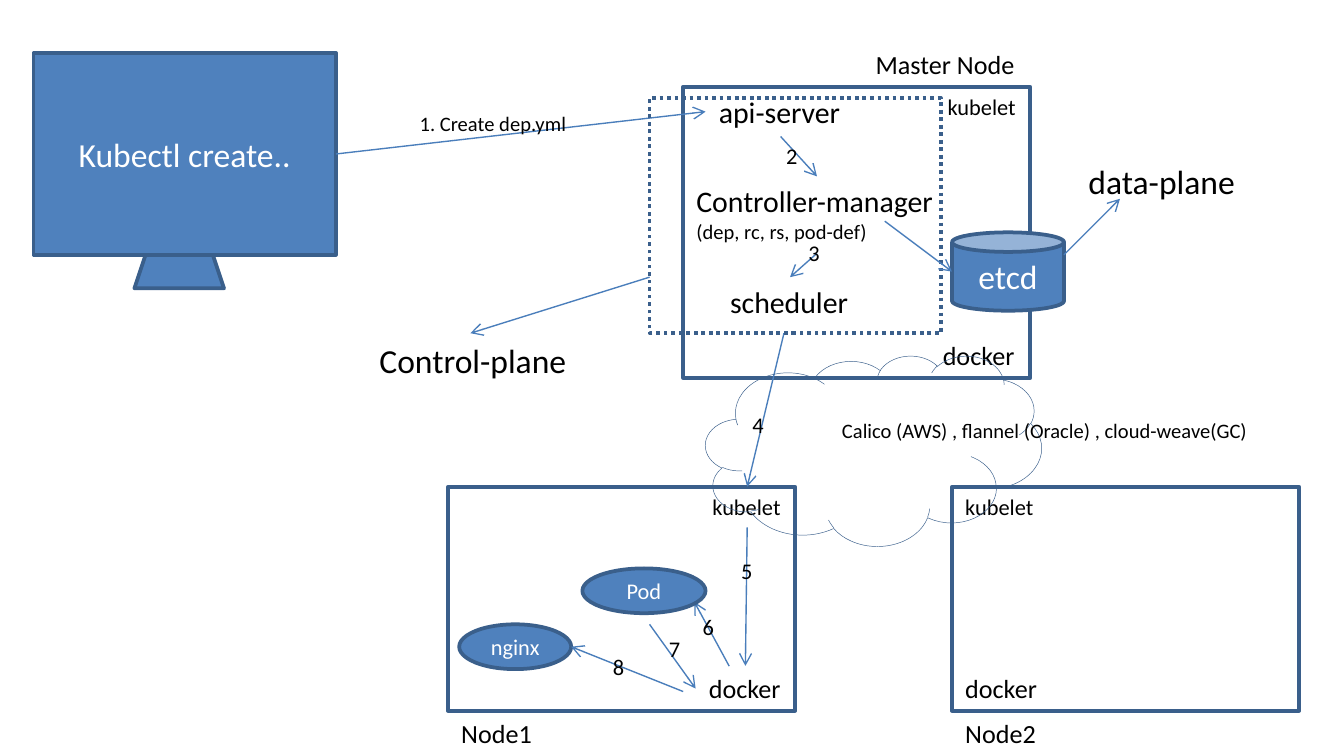
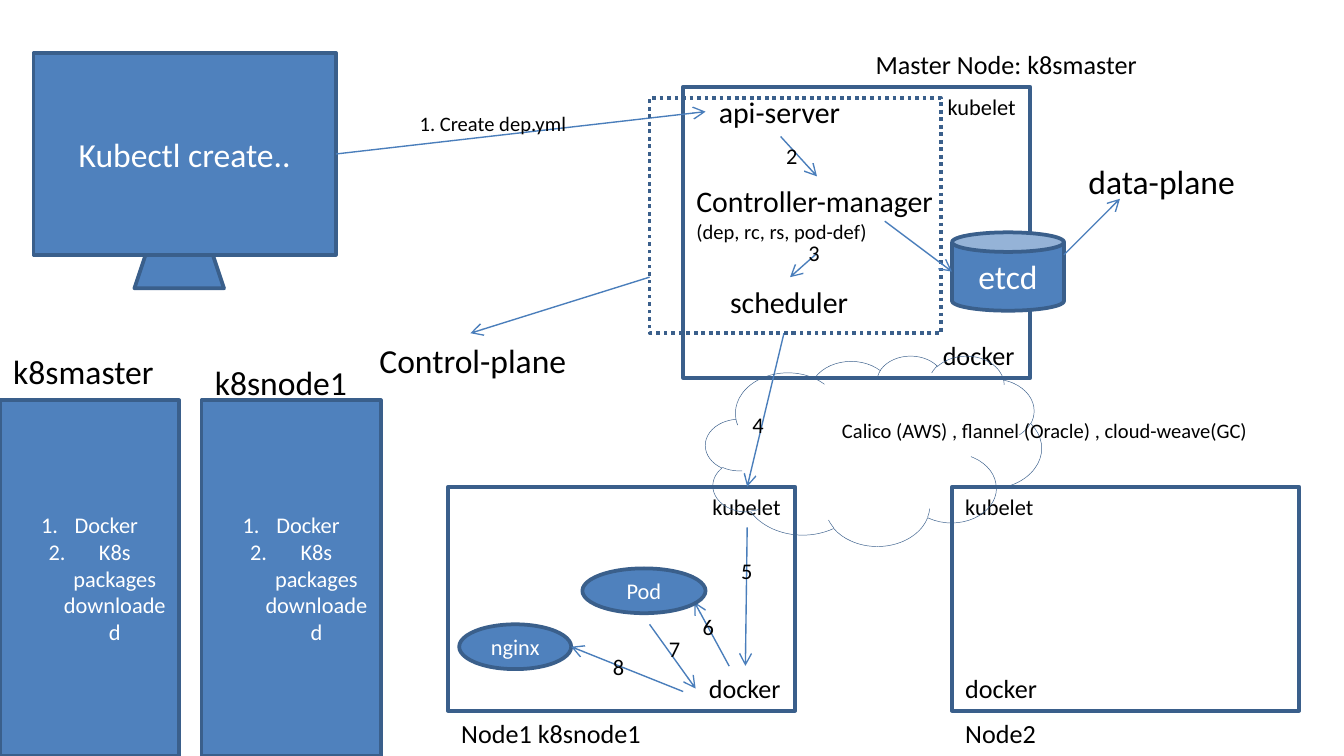
Before and after one commit to AdityaSP/ora-jun10-dock-kube, a slide deck: slide 18 of rough-diag.pptx. Drawn at 1344x756 pixels with LibreOffice and Linux fonts; fonts in the diff are those of the drawing. Boxes give left, top, right and bottom in pixels: in the first picture for what was removed or moved away, otherwise in the second. Text is boxed around its words. In the diff, an @@ line names an element or a change of style, - is before the commit and + after.

```diff
--- a/rough-diag.pptx
+++ b/rough-diag.pptx
@@ text at (x1=876, y1=56, x2=1136, y2=75): text changed @@
-Master Node
+Master Node: k8smaster
@@ text added at (x1=13, y1=360, x2=153, y2=385), 18 pt, text #000000 @@
+k8smaster
@@ text added at (x1=215, y1=371, x2=347, y2=404), 18 pt, text #000000 @@
+k8snode1
@@ rectangle added at (x1=0, y1=401, x2=179, y2=756), fill #4F81BD, outline #3A5F8C 2 pt, 12 pt, text #FFFFFF @@
+1. Docker
+2. K8s packages downloaded
@@ rectangle added at (x1=202, y1=401, x2=380, y2=756), fill #4F81BD, outline #3A5F8C 2 pt, 12 pt, text #FFFFFF @@
+1. Docker
+2. K8s packages downloaded
@@ text at (x1=461, y1=725, x2=641, y2=744): text changed @@
-Node1
+Node1 k8snode1
```
Also in this commit, not shown: 2 slides added, 45 other files.
